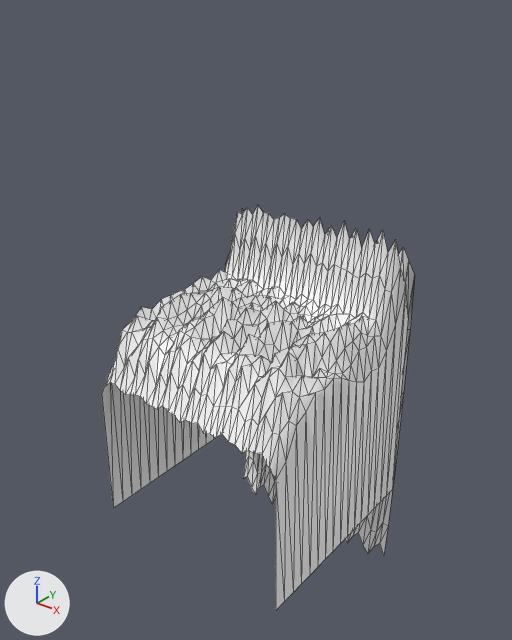
A saved change to the glTF model val-des-sapins/assets/building_parts.glb.
One viewpoint serves both versions: a camera (50 mm lens) standing at (1.79, -2.23, 1.9) and looking at (-0.04, 0.06, 0.48). Every picture has the same lights, and +X, +Y and +Z are marked at lower left. The picture after the commit comes second. Mesh edges are drawn as thin lines.

The first picture shows 'snowslab'.
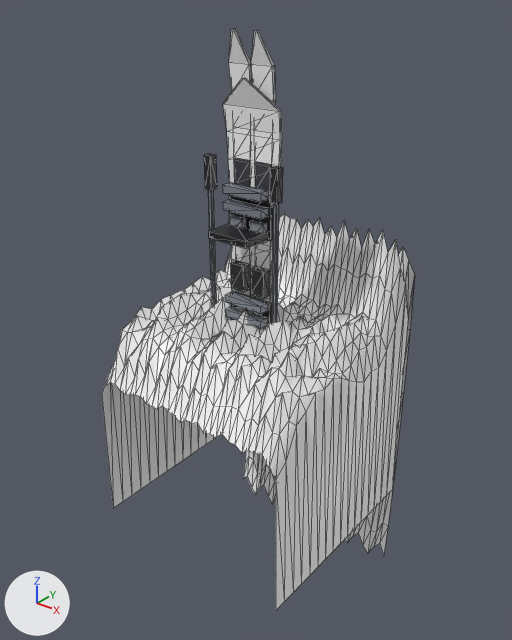
The change, as a list of edits to the scene's bpy script:
```text
Add mat_defaultmaterial_001:
    mat_defaultmaterial_001 = bpy.data.materials.new('DefaultMaterial.001')
    mat_defaultmaterial_001.use_nodes = True; mat_defaultmaterial_001.node_tree.nodes.clear()
    _N = mat_defaultmaterial_001.node_tree.nodes; _L = mat_defaultmaterial_001.node_tree.links
    n0 = _N.new('ShaderNodeOutputMaterial'); n0.name = 'Material Output'
    n1 = _N.new('ShaderNodeBsdfPrincipled'); n1.name = 'Principled BSDF'
    n2 = _N.new('ShaderNodeVertexColor'); n2.name = 'Color Attribute'
    _L.new(n1.outputs[0], n0.inputs[0])  # 'BSDF' to 'Surface'
    _L.new(n2.outputs[0], n1.inputs[0])  # 'Color' to 'Base Color'
Add me_snowboard:
    me_snowboard.from_pydata(...)  # 124 vertices, 208 faces; spans x -0.14..0.14, y -0.18..0.0, z 0.0..1.55
    me_snowboard.materials.append(mat_defaultmaterial_001)
Add me_skis:
    me_skis.from_pydata(...)  # 200 vertices, 344 faces; spans x -0.22..0.22, y -0.12..0.0, z 0.0..1.72
    me_skis.materials.append(mat_defaultmaterial)
Add ob_snowboard:
    ob_snowboard = bpy.data.objects.new('snowboard', me_snowboard)
    ob_snowboard.location = (0.0, 0.0, 0.0)
Add ob_skis:
    ob_skis = bpy.data.objects.new('skis', me_skis)
    ob_skis.location = (0.0, 0.0, 0.0)
```

What differs and where, as boxes (x1, y1, x2, y2) in the pictures (512 x 640 px):
'skis', added
    after: (204, 29, 283, 323)
'snowboard', added
    after: (209, 78, 282, 337)
